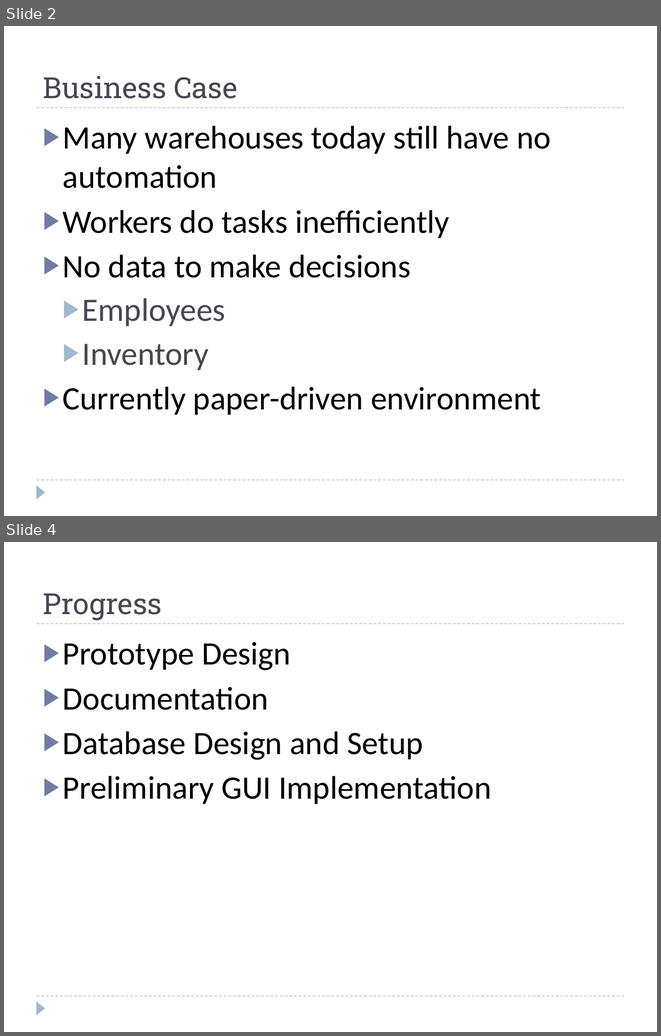
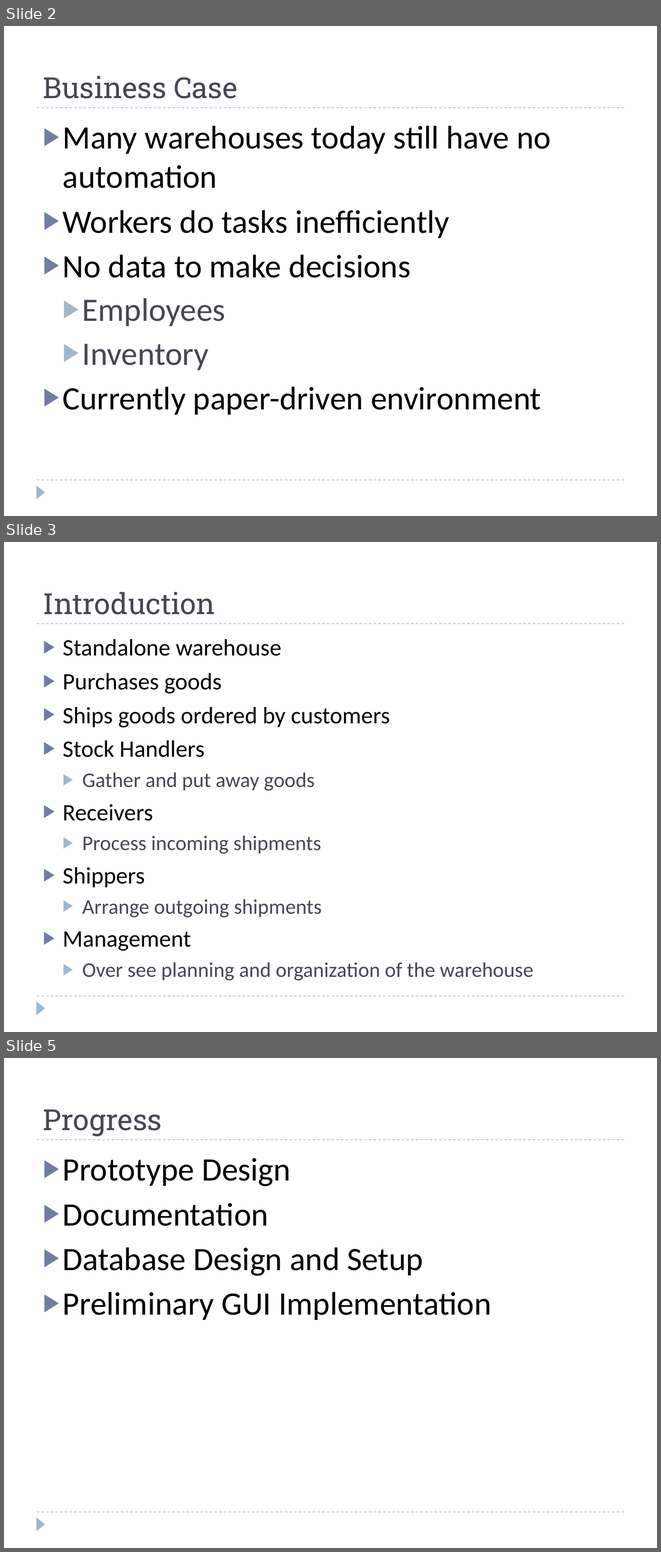
Before and after one commit to mtriff/cmpt370-warehouse, a slide deck: docs/presentation-proposal/group02-proposalPresentation-warehouse.pptx. Shown one above the other, each under a label of ours: slides 2 and 4 before the commit, slides 2, 3 and 5 after it; the slides between them are not shown. The pictures are 661x1036 and 661x1552 pixels, drawn with LibreOffice and Linux fonts; fonts in the diff are those of the drawing. Boxes give left, top, right and bottom in pixels: in the first picture for what was removed or moved away, otherwise in the second. Text is boxed around its words. In the diff, an @@ line names an element or a change of style, - is before the commit and + after.

```diff
--- a/docs/presentation-proposal/group02-proposalPresentation-warehouse.pptx
+++ b/docs/presentation-proposal/group02-proposalPresentation-warehouse.pptx
@@ slide 3 added at box(4, 542, 657, 1032), background #FFFFFF; not listed: 3 template elements that a slide beside it also shows @@
@@ title added at box(43, 592, 215, 615), 32 pt, text #464653 @@
+Introduction
@@ text added at box(63, 639, 533, 980), 23 pt, text #464653 @@
+▶ Standalone warehouse
+▶ Purchases goods
+▶ Ships goods ordered by customers
+▶ Stock Handlers
+  ▶ Gather and put away goods
+▶ Receivers
+  ▶ Process incoming shipments
+▶ Shippers
+  ▶ Arrange outgoing shipments
+▶ Management
+  ▶ Over see planning and organization of the warehouse
@@ what was slide 4 is now slide 5 @@
```
Also in this commit, not shown: 1 other slide added, 1 slide removed.
